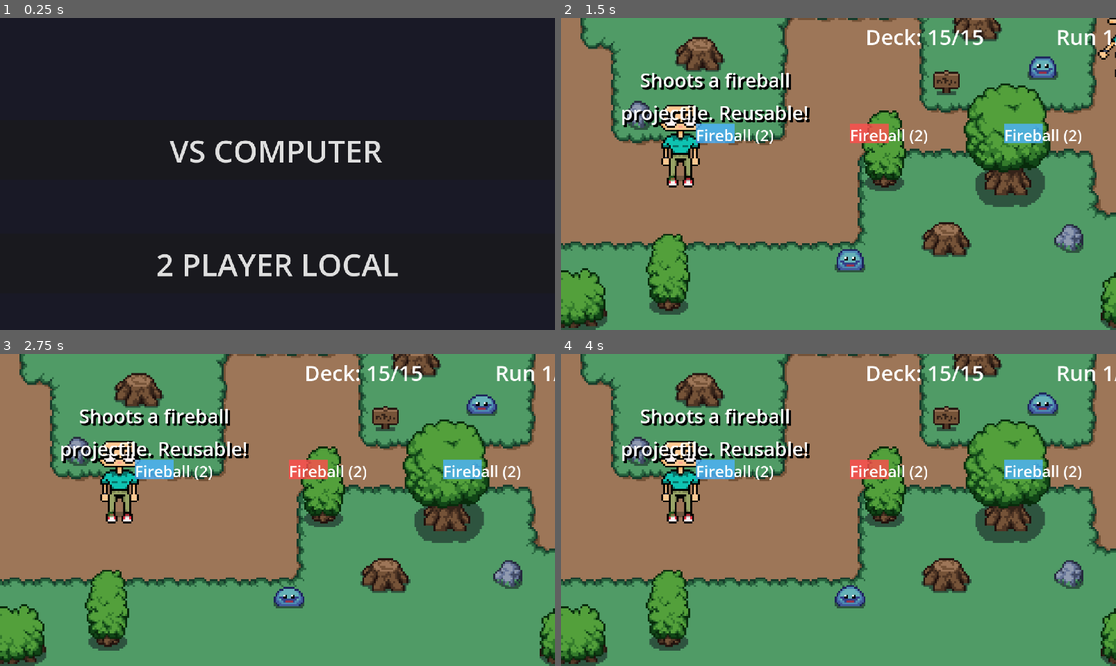
Above: before the commit, frames 1-4 (two rows, left to right).
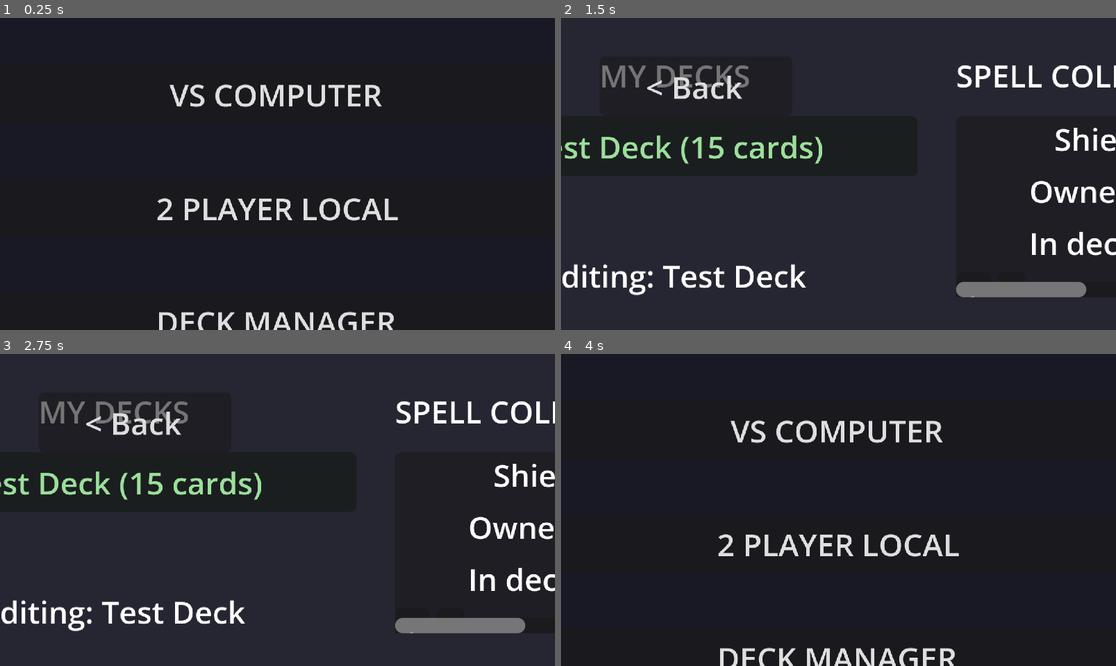
Above: after the commit, the same moments.

Repository: McBoatright/godot-game-project
Game: Godot game, scene res://scenes/main_menu.tscn
Same seed, same stepped clock (60 frames per second), same inputs: the game is played once before the commit and once after it. The engine's default icon, where the game draws it, is replaced by a stand-in: a white triangle on a blue panel in a dark square.
Inputs (mouse positions are in pixels of both pictures, inside the frame that each line leads up to):
- Up to frame 1 (0.25 s): no input
- Up to frame 2 (1.5 s): click (838, 320) at 0.5 s, where only the run after the commit has a clickable "DECK MANAGER"; click (677, 145) at 1.25 s, where only the run after the commit has a clickable "Test Deck (15 cards)"
- Up to frame 3 (2.75 s): click (410, 637) at 2 s, where only the run after the commit has a clickable "+"
- Up to frame 4 (4 s): click (1010, 637) at 2.75 s, where only the run after the commit has a clickable "-"; click (694, 422) at 3.5 s, where only the run after the commit has a clickable "< Back"

The runs differ from the first frame. In frame 1, 5.5% of the frame differs, in the area x 28-72%, y 21-100%; in frame 2, 98%; in frame 3, 98%; in frame 4, 99%, in the area x 0-100%, y 0-100%.

Commit message:
added a deck manager

Diff:
--- /dev/null
+++ b/scenes/deck_manager_ui.tscn
@@ -0,0 +1,90 @@
+[gd_scene load_steps=2 format=3 uid="uid://bkx7q8ym5dwc5"]
+
+[ext_resource type="Script" path="res://scripts/deck_manager_ui.gd" id="1"]
+
+[node name="DeckManagerUI" type="Control"]
+layout_mode = 3
+anchors_preset = 15
+anchor_right = 1.0
+anchor_bottom = 1.0
+grow_horizontal = 2
+grow_vertical = 2
+script = ExtResource("1")
+
+[node name="ColorRect" type="ColorRect" parent="."]
+layout_mode = 1
+anchors_preset = 15
+anchor_right = 1.0
+anchor_bottom = 1.0
+grow_horizontal = 2
+grow_vertical = 2
+color = Color(0.15, 0.15, 0.2, 1)
+
+[node name="MarginContainer" type="MarginContainer" parent="."]
+layout_mode = 1
+anchors_preset = 15
+anchor_right = 1.0
+anchor_bottom = 1.0
+grow_horizontal = 2
+grow_vertical = 2
+theme_override_constants/margin_left = 20
+theme_override_constants/margin_top = 20
+theme_override_constants/margin_right = 20
+theme_override_constants/margin_bottom = 20
+
+[node name="HBoxContainer" type="HBoxContainer" parent="MarginContainer"]
+layout_mode = 2
+theme_override_constants/separation = 20
+
+[node name="LeftPanel" type="VBoxContainer" parent="MarginContainer/HBoxContainer"]
+custom_minimum_size = Vector2(250, 0)
+layout_mode = 2
+theme_override_constants/separation = 10
+
+[node name="Label" type="Label" parent="MarginContainer/HBoxContainer/LeftPanel"]
+layout_mode = 2
+text = "MY DECKS"
+horizontal_alignment = 1
+
+[node name="DeckList" type="VBoxContainer" parent="MarginContainer/HBoxContainer/LeftPanel"]
+layout_mode = 2
+size_flags_vertical = 3
+theme_override_constants/separation = 5
+
+[node name="Spacer" type="Control" parent="MarginContainer/HBoxContainer/LeftPanel"]
+custom_minimum_size = Vector2(0, 20)
+layout_mode = 2
+
+[node name="DeckNameLabel" type="Label" parent="MarginContainer/HBoxContainer/LeftPanel"]
+layout_mode = 2
+text = "Editing: Test Deck"
+horizontal_alignment = 1
+
+[node name="RightPanel" type="VBoxContainer" parent="MarginContainer/HBoxContainer"]
+layout_mode = 2
+size_flags_horizontal = 3
+theme_override_constants/separation = 10
+
+[node name="Label" type="Label" parent="MarginContainer/HBoxContainer/RightPanel"]
+layout_mode = 2
+text = "SPELL COLLECTION"
+horizontal_alignment = 1
+
+[node name="ScrollContainer" type="ScrollContainer" parent="MarginContainer/HBoxContainer/RightPanel"]
+layout_mode = 2
+size_flags_vertical = 3
+
+[node name="SpellGrid" type="GridContainer" parent="MarginContainer/HBoxContainer/RightPanel/ScrollContainer"]
+layout_mode = 2
+size_flags_horizontal = 3
+theme_override_constants/h_separation = 10
+theme_override_constants/v_separation = 10
+columns = 3
+
+[node name="BackButton" type="Button" parent="."]
+layout_mode = 0
+offset_left = 20.0
+offset_top = 20.0
+offset_right = 120.0
+offset_bottom = 51.0
+text = "< Back"
--- a/scenes/main_menu.tscn
+++ b/scenes/main_menu.tscn
@@ -62,10 +62,19 @@
 custom_minimum_size = Vector2(0, 20)
 layout_mode = 2
 
+[node name="DeckManagerButton" type="Button" parent="VBoxContainer"]
+layout_mode = 2
+text = "DECK MANAGER"
+
+[node name="Spacer4" type="Control" parent="VBoxContainer"]
+custom_minimum_size = Vector2(0, 20)
+layout_mode = 2
+
 [node name="QuitButton" type="Button" parent="VBoxContainer"]
 layout_mode = 2
 text = "QUIT"
 
 [connection signal="pressed" from="VBoxContainer/VsComputerButton" to="." method="_on_vs_computer_button_pressed"]
 [connection signal="pressed" from="VBoxContainer/TwoPlayerButton" to="." method="_on_two_player_button_pressed"]
+[connection signal="pressed" from="VBoxContainer/DeckManagerButton" to="." method="_on_deck_manager_button_pressed"]
 [connection signal="pressed" from="VBoxContainer/QuitButton" to="." method="_on_quit_button_pressed"]
--- /dev/null
+++ b/scripts/deck_config.gd
@@ -0,0 +1,28 @@
+extends Resource
+class_name DeckConfig
+
+# A saved deck configuration
+@export var deck_name: String = "New Deck"
+@export var spell_names: Array[String] = []  # List of spell names in this deck
+
+func _init(name: String = "New Deck"):
+	deck_name = name
+	spell_names = []
+
+func add_spell(spell_name: String) -> void:
+	spell_names.append(spell_name)
+
+func remove_spell(spell_name: String) -> void:
+	spell_names.erase(spell_name)
+
+func get_spell_count() -> int:
+	return spell_names.size()
+
+func clear() -> void:
+	spell_names.clear()
+
+func duplicate_deck() -> DeckConfig:
+	var new_deck = DeckConfig.new(deck_name + " (Copy)")
+	for spell_name in spell_names:
+		new_deck.add_spell(spell_name)
+	return new_deck
--- /dev/null
+++ b/scripts/deck_manager_ui.gd
@@ -0,0 +1,153 @@
+extends Control
+
+# References to UI elements
+@onready var deck_list = $MarginContainer/HBoxContainer/LeftPanel/DeckList
+@onready var spell_collection = $MarginContainer/HBoxContainer/RightPanel/ScrollContainer/SpellGrid
+@onready var deck_name_label = $MarginContainer/HBoxContainer/LeftPanel/DeckNameLabel
+@onready var back_button = $BackButton
+
+# Current state
+var owned_spells: Dictionary = {}  # spell_name: count
+var current_deck: DeckConfig = null
+var all_decks: Array[DeckConfig] = []
+
+func _ready():
+	# Initialize with test data
+	setup_owned_spells()
+	setup_default_deck()
+	refresh_ui()
+
+	# Connect button
+	back_button.pressed.connect(_on_back_button_pressed)
+
+func setup_owned_spells():
+	# For now, player owns 8 Shield and 7 Fireball
+	owned_spells["Shield"] = 8
+	owned_spells["Fireball"] = 7
+
+func setup_default_deck():
+	# Create the default "Test Deck"
+	var test_deck = DeckConfig.new("Test Deck")
+
+	# Add 8 Shield spells
+	for i in range(8):
+		test_deck.add_spell("Shield")
+
+	# Add 7 Fireball spells
+	for i in range(7):
+		test_deck.add_spell("Fireball")
+
+	all_decks.append(test_deck)
+	current_deck = test_deck
+
+func refresh_ui():
+	refresh_deck_list()
+	refresh_spell_collection()
+	update_deck_name()
+
+func refresh_deck_list():
+	# Clear existing deck buttons
+	for child in deck_list.get_children():
+		child.queue_free()
+
+	# Create buttons for each deck
+	for deck in all_decks:
+		var button = Button.new()
+		button.text = deck.deck_name + " (" + str(deck.get_spell_count()) + " cards)"
+		button.pressed.connect(_on_deck_selected.bind(deck))
+
+		# Highlight current deck
+		if deck == current_deck:
+			button.modulate = Color(0.7, 1.0, 0.7)
+
+		deck_list.add_child(button)
+
+func refresh_spell_collection():
+	# Clear existing spell cards
+	for child in spell_collection.get_children():
+		child.queue_free()
+
+	# Display each owned spell type
+	for spell_name in owned_spells.keys():
+		var count = owned_spells[spell_name]
+		var spell_card = create_spell_card(spell_name, count)
+		spell_collection.add_child(spell_card)
+
+func create_spell_card(spell_name: String, count: int) -> Control:
+	var card = PanelContainer.new()
+	card.custom_minimum_size = Vector2(150, 100)
+
+	var vbox = VBoxContainer.new()
+	card.add_child(vbox)
+
+	# Spell name
+	var name_label = Label.new()
+	name_label.text = spell_name
+	name_label.horizontal_alignment = HORIZONTAL_ALIGNMENT_CENTER
+	vbox.add_child(name_label)
+
+	# Count owned
+	var count_label = Label.new()
+	count_label.text = "Owned: " + str(count)
+	count_label.horizontal_alignment = HORIZONTAL_ALIGNMENT_CENTER
+	vbox.add_child(count_label)
+
+	# Count in current deck
+	if current_deck:
+		var in_deck = current_deck.spell_names.count(spell_name)
+		var deck_label = Label.new()
+		deck_label.text = "In deck: " + str(in_deck)
+		deck_label.horizontal_alignment = HORIZONTAL_ALIGNMENT_CENTER
+		vbox.add_child(deck_label)
+
+	# Add/Remove buttons
+	var button_hbox = HBoxContainer.new()
+	vbox.add_child(button_hbox)
+
+	var add_button = Button.new()
+	add_button.text = "+"
+	add_button.pressed.connect(_on_add_spell_to_deck.bind(spell_name))
+	button_hbox.add_child(add_button)
+
+	var remove_button = Button.new()
+	remove_button.text = "-"
+	remove_button.pressed.connect(_on_remove_spell_from_deck.bind(spell_name))
+	button_hbox.add_child(remove_button)
+
+	return card
+
+func update_deck_name():
+	if current_deck:
+		deck_name_label.text = "Editing: " + current_deck.deck_name
+
+func _on_deck_selected(deck: DeckConfig):
+	current_deck = deck
+	refresh_ui()
+
+func _on_add_spell_to_deck(spell_name: String):
+	if not current_deck:
+		return
+
+	# Check if player owns this spell and hasn't used all copies
+	var owned_count = owned_spells.get(spell_name, 0)
+	var in_deck_count = current_deck.spell_names.count(spell_name)
+
+	if in_deck_count < owned_count:
+		current_deck.add_spell(spell_name)
+		refresh_ui()
+		print("Added ", spell_name, " to deck")
+	else:
+		print("Can't add more - you only own ", owned_count, " copies")
+
+func _on_remove_spell_from_deck(spell_name: String):
+	if not current_deck:
+		return
+
+	if spell_name in current_deck.spell_names:
+		current_deck.remove_spell(spell_name)
+		refresh_ui()
+		print("Removed ", spell_name, " from deck")
+
+func _on_back_button_pressed():
+	# Return to main menu
+	get_tree().change_scene_to_file("res://scenes/main_menu.tscn")
--- a/scripts/main_menu.gd
+++ b/scripts/main_menu.gd
@@ -8,5 +8,9 @@
 	# Load world with 2 players (no AI)
 	get_tree().change_scene_to_file("res://scenes/world_2player.tscn")
 
+func _on_deck_manager_button_pressed() -> void:
+	# Load deck manager screen
+	get_tree().change_scene_to_file("res://scenes/deck_manager_ui.tscn")
+
 func _on_quit_button_pressed() -> void:
 	get_tree().quit()
Not shown, added: scripts/deck_config.gd.uid
Not shown, added: scripts/deck_manager_ui.gd.uid
